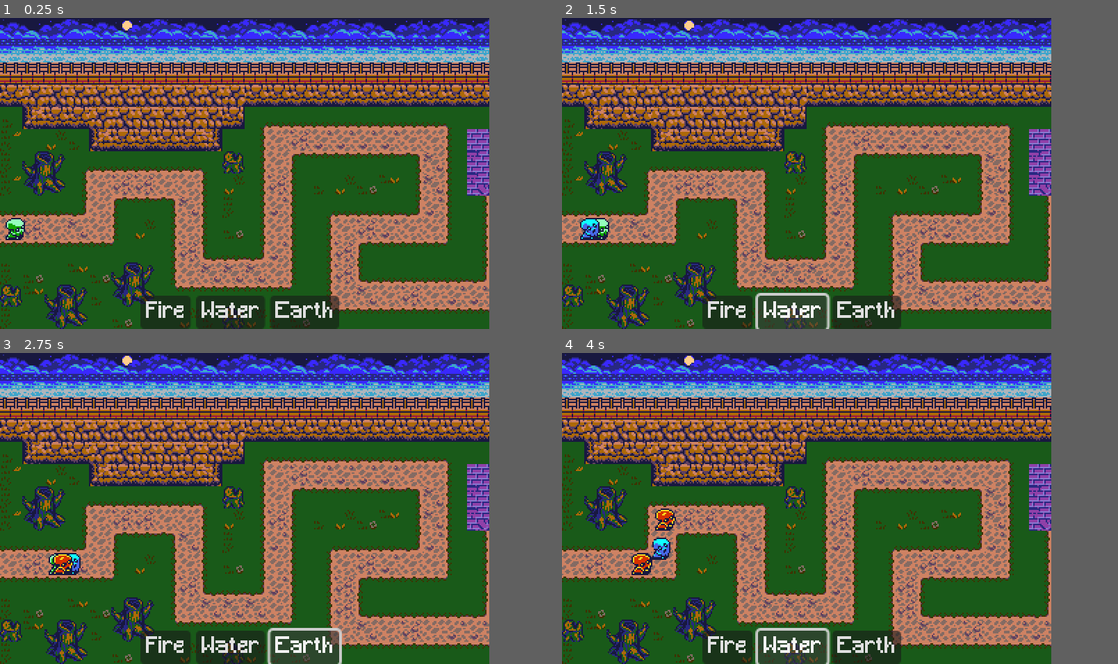
Above: before the commit, frames 1-4 (two rows, left to right).
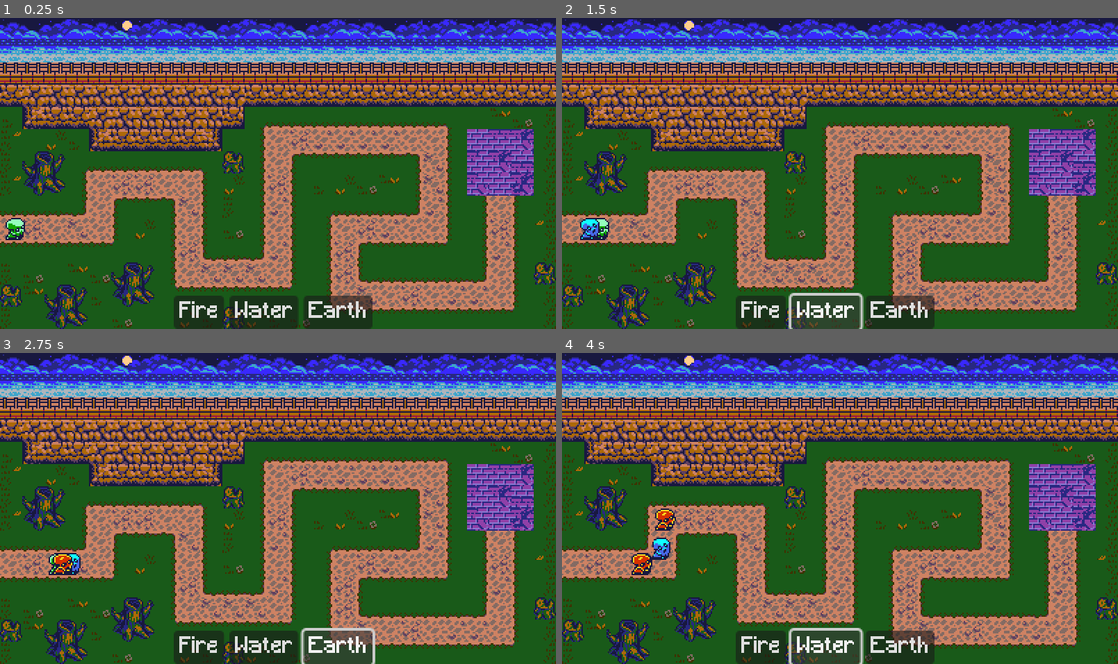
Above: after the commit, the same moments.

Repository: jake6724/tower_defense_jam
Game: Godot game, scene res://scenes/Main.tscn
Same seed, same stepped clock (60 frames per second), same inputs: the game is played once before the commit and once after it.
Inputs:
- Up to frame 1 (0.25 s): no input
- Up to frame 2 (1.5 s): click "Fire" at 0.5 s; click "Water" at 1.25 s
- Up to frame 3 (2.75 s): click "Earth" at 2 s
- Up to frame 4 (4 s): click "Fire" at 2.75 s; click "Water" at 3.5 s
The window is 704x448 before the commit and 800x448 after it. Grey fills any space a smaller window leaves; there, only what the larger window draws over its background counts as a difference.

The runs differ from the first frame. In frame 1, 9.7% of the frame differs, in the area x 25-100%, y 0-100%; in frame 2, 9.8%; in frame 3, 9.6%; in frame 4, 9.8%.

Commit message:
Test window config

Diff:
--- a/project.godot
+++ b/project.godot
@@ -22,7 +22,7 @@
 
 [display]
 
-window/size/viewport_width=352
+window/size/viewport_width=400
 window/size/viewport_height=224
 window/size/mode=3
 window/stretch/mode="viewport"
